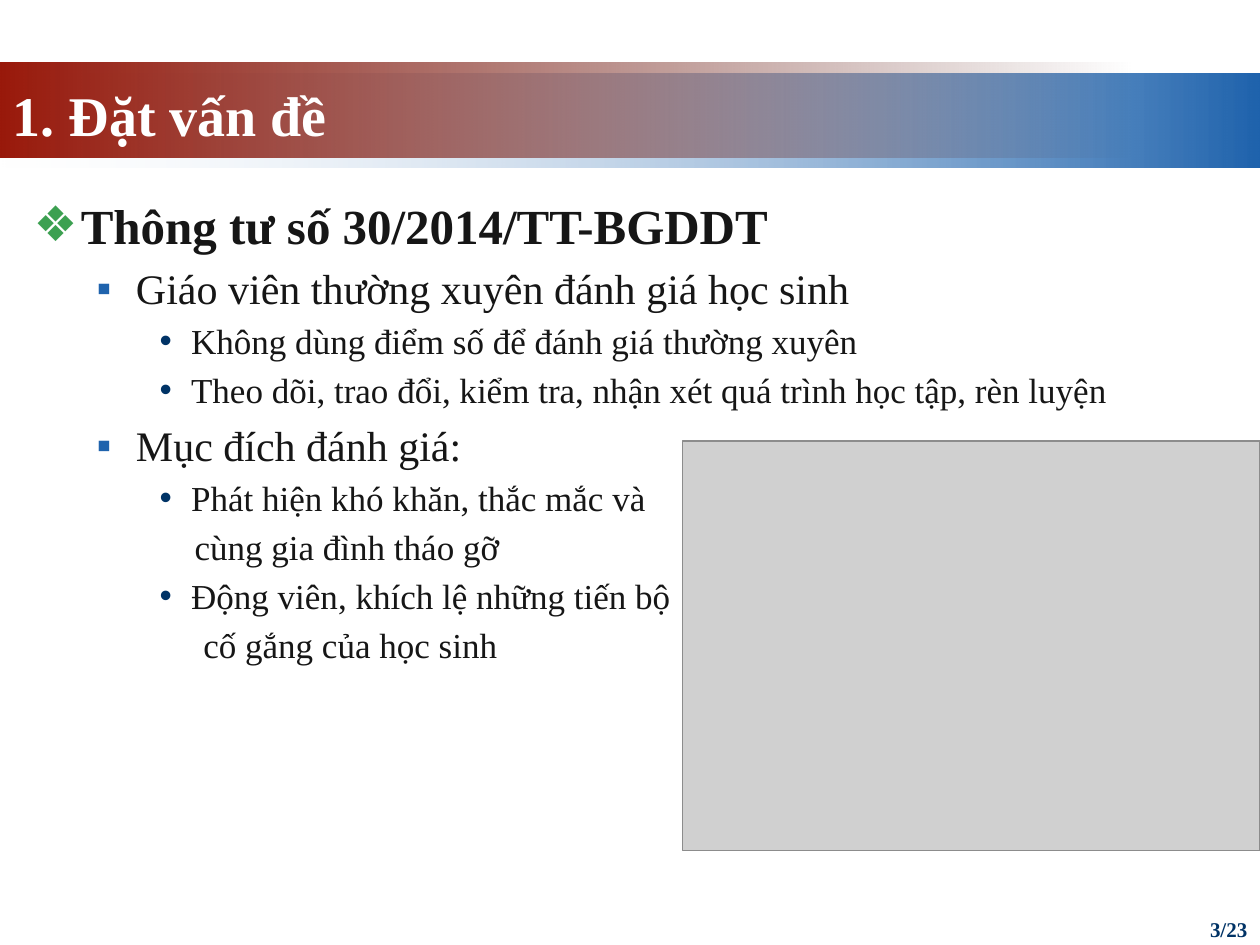
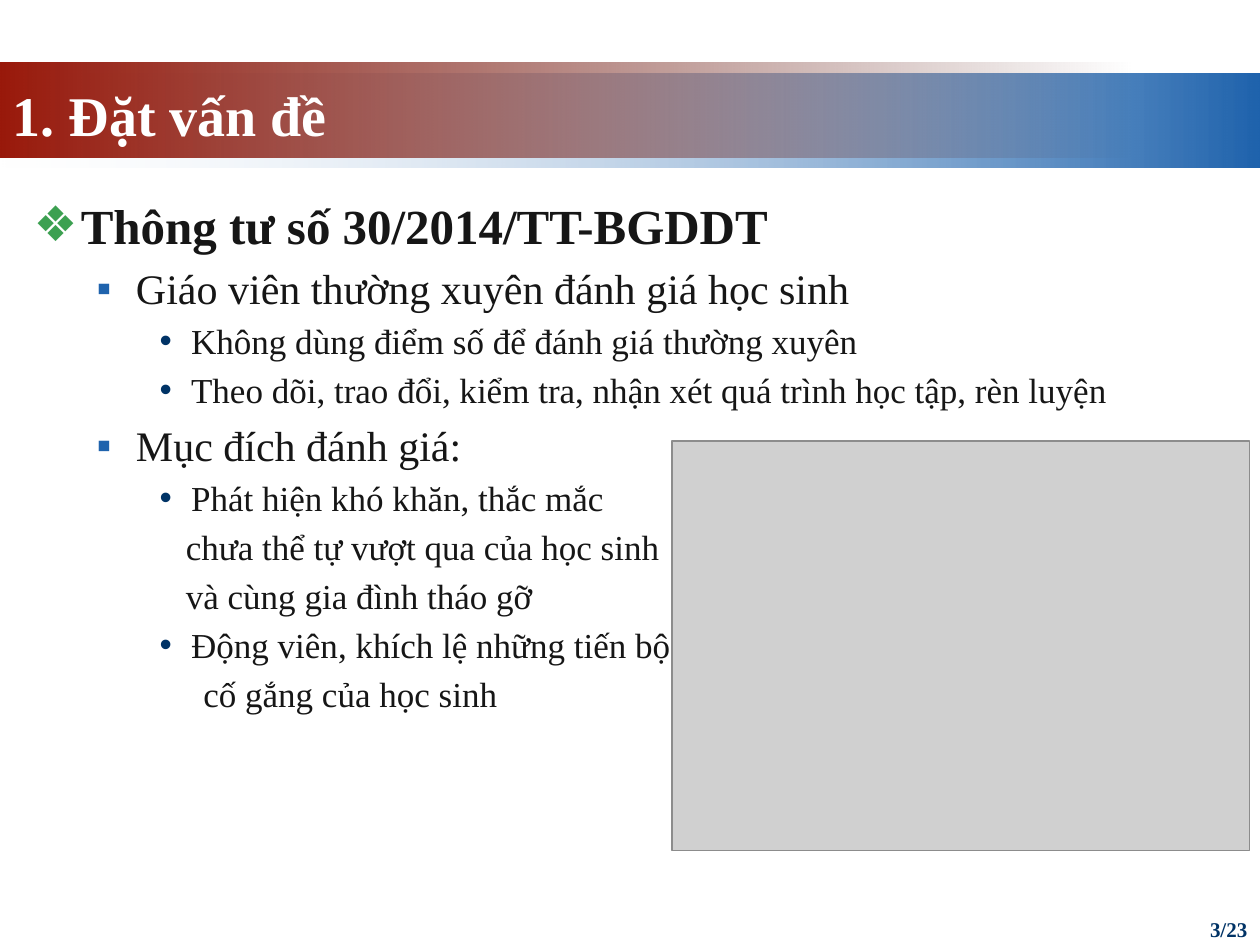
Before and after one commit to giangdoan164/Do_an, a slide deck: slide 3 of docs/Thuyết trình/New.pptx. Drawn at 1260x945 pixels with LibreOffice and Linux fonts; fonts in the diff are those of the drawing; grey boxes stand for pictures. Boxes give left, top, right and bottom in pixels: in the first picture for what was removed or moved away, otherwise in the second. Text is boxed around its words. In the diff, an @@ line names an element or a change of style, - is before the commit and + after.

```diff
--- a/docs/Thuyết trình/New.pptx
+++ b/docs/Thuyết trình/New.pptx
@@ picture: place and size @@
-picture at [683, 441, 1260, 850]
+picture at [672, 441, 1249, 850]
@@ text at [186, 485, 659, 617]: text changed @@
-    • Phát hiện khó khăn, thắc mắc và
-    cùng gia đình tháo gỡ
+    • Phát hiện khó khăn, thắc mắc
+    chưa thể tự vượt qua của học sinh
+    và cùng gia đình tháo gỡ
```
Also in this commit, not shown: 2 other slides changed, 4 other files.
